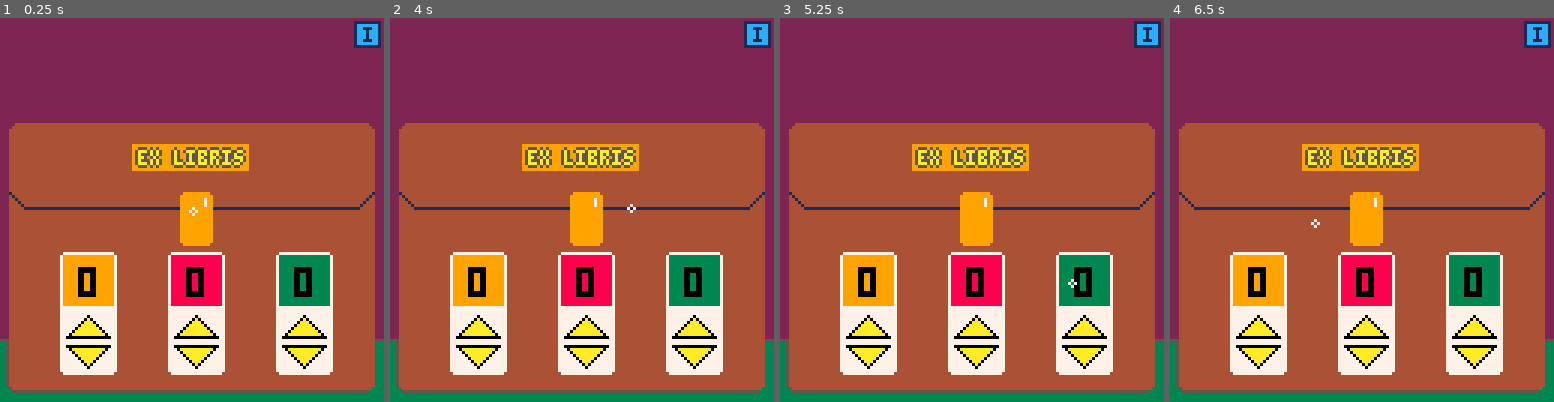
Above: before the commit, frames 1-4 (left to right).
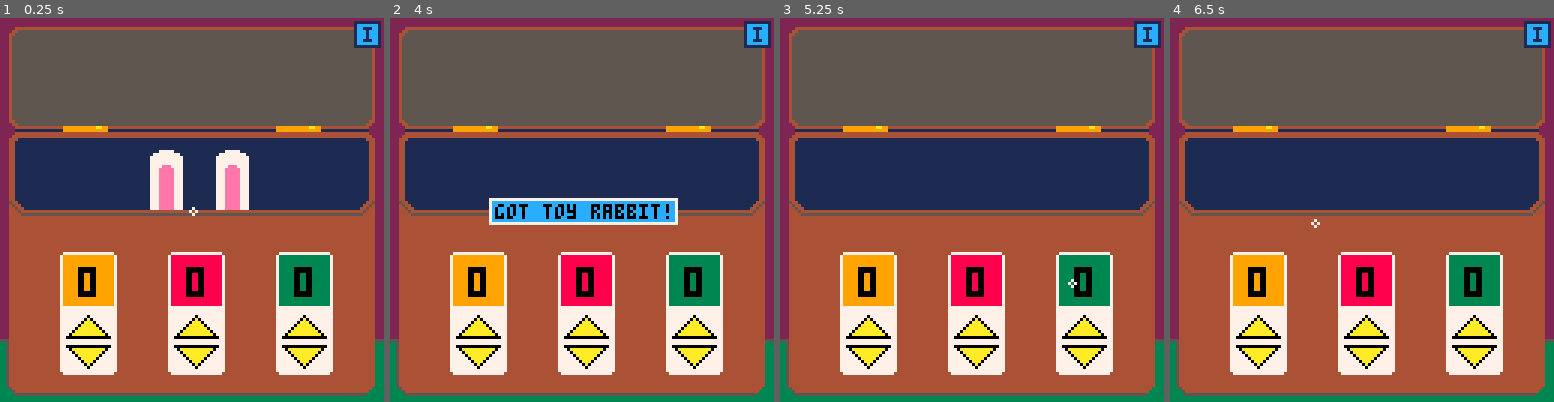
Above: after the commit, the same moments.

Repository: LuosRestil/pico8
Game: PICO-8 cartridge escape/escape.p8
The game is run twice, just before and just after one commit, with the same random seed, the same clock (stepped at 60 frames per second) and the same inputs.
Inputs:
- Up to frame 1 (0.25 s): no input
- Up to frame 2 (4 s): tap O (Z key) at 0.33, 0.7, 1.43, 2.22, 3.1, 3.98 s; tap X (X key) at 1.07, 2.07, 2.4, 2.73, 3.07, 3.4, 3.73 s; hold Left 1.97-2.37 s; hold Down 2.42-2.82 s; hold Right 2.87-3.53 s; hold Up from 3.58 s (still down)
- Up to frame 3 (5.25 s): tap X (X key) every 0.33 s from 4.07 to 5.07 s; release Up at 4.08 s; hold Right 4.13-4.53 s; hold Down 4.58-5.08 s; tap O (Z key) at 4.87 s; hold Left from 5.13 s (still down)
- Up to frame 4 (6.5 s): tap X (X key) every 0.33 s from 5.4 to 6.4 s; tap O (Z key) at 5.75 s; release Left at 5.8 s; hold Up 5.85-6.18 s; hold Left from 6.23 s (still down)

The runs differ from the first frame. In frame 1, 45% of the frame differs, in the area x 2-98%, y 2-99%; in frame 2, 46%; in frame 3, 45%; in frame 4, 45%.

Commit message:
escape, more clr box

Diff:
--- a/escape/escape.p8
+++ b/escape/escape.p8
@@ -276,7 +276,7 @@
 --scenes
 door_locked=true
 grate_open=false
-clr_box_open=false
+clr_box_open=true
 rabbit_taken=false
 function init_start()
 	return {
@@ -1383,9 +1383,6 @@
 			rf(0,108,127,127,3)
 			if not clr_box_open do
 				rrf(3,35,122,90,2,4)
-				line(2,108,2,122,5)
-				pset(3,123,5)
-				line(4,124,122,124)
 
 				rf(44,42,82,50,9)
 				print("\^o55aex libris",46,44,10)
@@ -1396,28 +1393,65 @@
 
 				rrf(60,58,11,18,1,9)
 				line(68,60,68,62,7)
-
-				local clrs={9,8,3}
-				for i=1,3 do
-					local x=20+36*(i-1)
-					rrf(x,78,19,41,1,7)
-					rf(x+1,79,x+17,95,clrs[i])
-					palt(0b0000000000000010)
-					spr(42,x+2,99,2,1)
-					spr(42,x+2,109,2,1,false,true)
-					palt()
-					print("\^t\^w"..clr_box_code[i],x+6,83,0)
-				end
 			else
-				-- open box
-			end
+				rrf(3,3,122,34,2,4)
+				rrf(4,4,120,32,2,5)
+				line(5,37,122,37,1)
+
+				rrf(3,38,122,87,2,4)
+
+				rf(21,36,35,37,9)
+				line(32,36,33,36,10)
+				rf(92,36,106,37,9)
+				line(103,36,104,36,10)
+
+				rrf(5,40,118,24,4,1)
+				rrf(5,40,118,10,1,1)
+				line(3,61,7,65,5)
+				line(7,65,120,65,5)
+				line(120,65,124,61,5)
+
+			end
+
+			local clrs={9,8,3}
+			for i=1,3 do
+				local x=20+36*(i-1)
+				rrf(x,78,19,41,1,7)
+				rf(x+1,79,x+17,95,clrs[i])
+				palt(0b0000000000000010)
+				spr(42,x+2,99,2,1)
+				spr(42,x+2,109,2,1,false,true)
+				palt()
+				print("\^t\^w"..clr_box_code[i],x+6,83,0)
+			end
+
+			line(2,108,2,122,5)
+			line(2,122,5,125,5)
+			line(5,125,121,125,5)
 		end,
 		items=init_clr_box_items()
 	}
 end
 
 function init_clr_box_items()
-	return {}
+	local ears={
+		name="ears",
+		x=50,y=44,w=32,h=19,
+		act=function()
+			pickup({
+				name="toy rabbit",
+				desc="a stuffed rabbit. the\ntag reads \"shrodinger\".",
+				weight=291,
+				sp=60
+			})
+			scn_rm("ears")
+		end,
+		draw=function()
+			sspr(112,0,11,20,50,44)
+			sspr(112,0,11,20,72,44)
+		end
+	}
+	return {ears}
 end
 
 --book_clrs.o
Not shown, changed: 28 lines of the sprite sheet (__gfx__) section of escape/escape.p8
